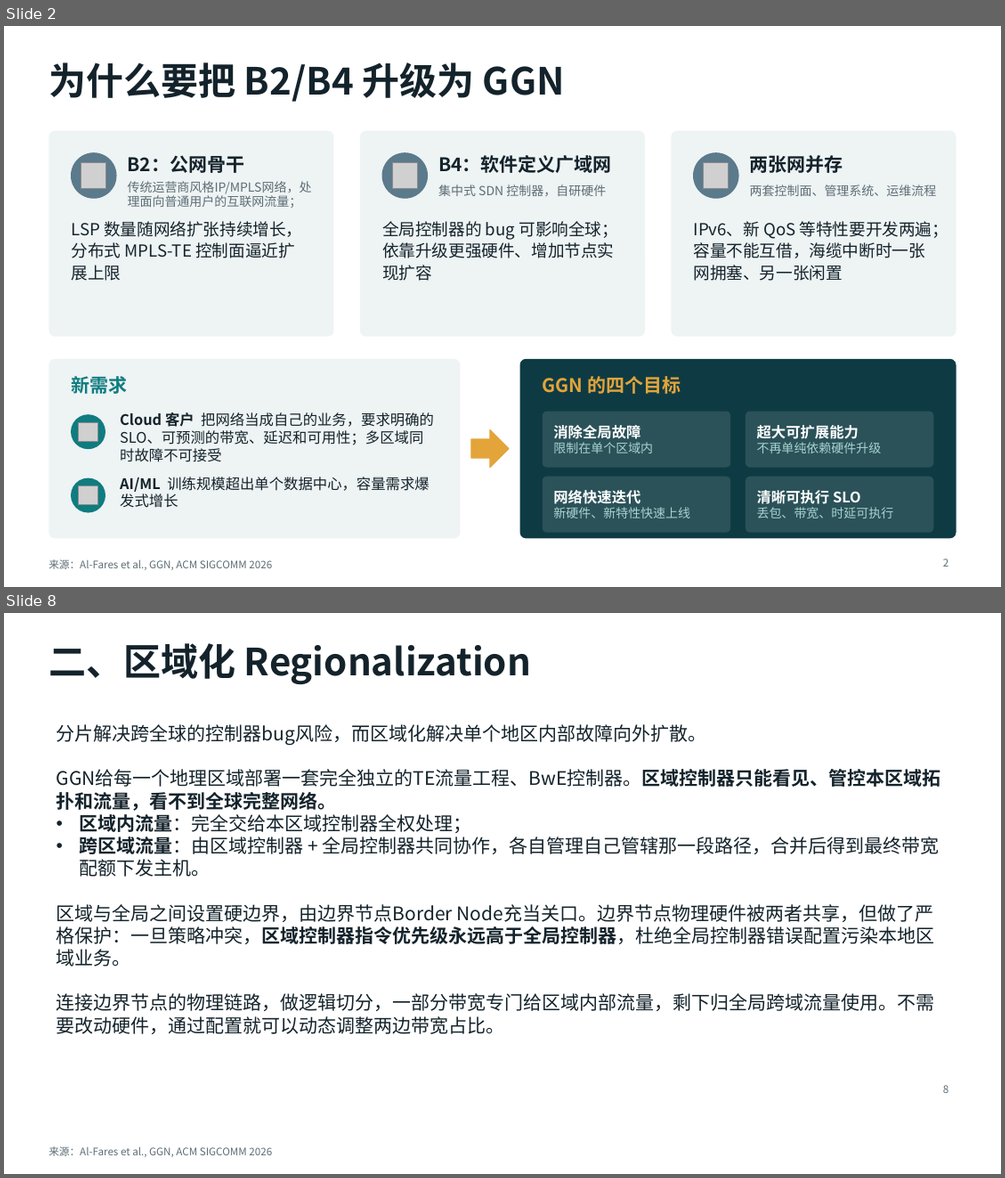
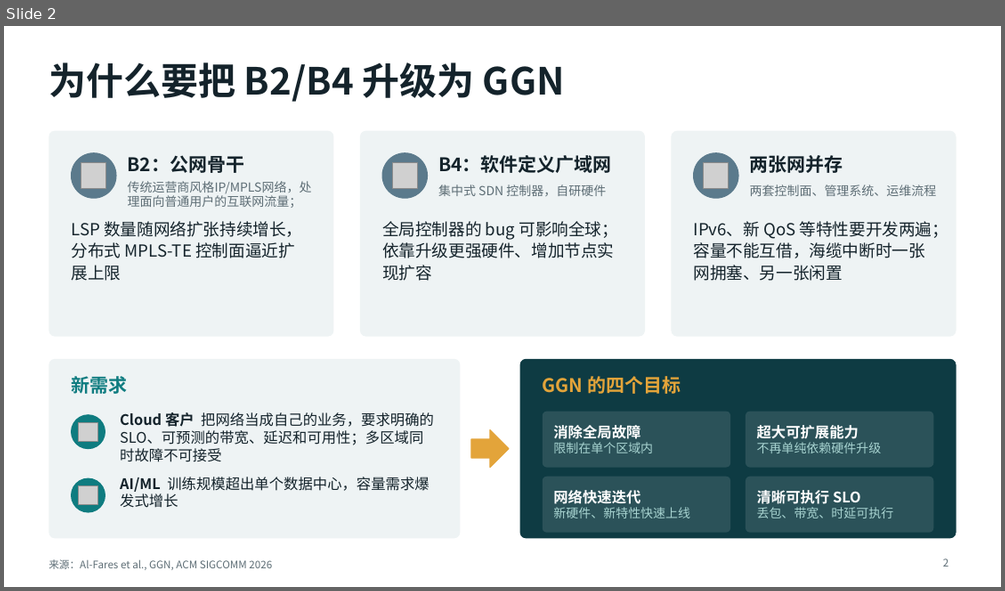
Before and after one commit to LuisXinYe/Transfer-Repo, a slide deck: GGN_解读.pptx. Shown one above the other, each under a label of ours: slides 2 and 8 before the commit, slide 2 after it; the slides between them are not shown. The pictures are 1005x1178 and 1005x591 pixels, drawn with LibreOffice and Linux fonts; fonts in the diff are those of the drawing; grey boxes stand for pictures. Boxes give left, top, right and bottom in pixels: in the first picture for what was removed or moved away, otherwise in the second. Text is boxed around its words. In the diff, an @@ line names an element or a change of style, - is before the commit and + after.

```diff
--- a/GGN_解读.pptx
+++ b/GGN_解读.pptx
@@ slide 8 removed at [4,613,1001,1174], background #FFFFFF; not listed: 1 template element that a slide beside it also shows @@
@@ title removed at [48,643,531,685] @@
-二、区域化 Regionalization
@@ text removed at [57,724,941,1034] @@
-分片解决跨全球的控制器bug风险，而区域化解决单个地区内部故障向外扩散。
-GGN给每一个地理区域部署一套完全独立的TE流量工程、BwE控制器。区域控制器只能看见、管控本区域拓扑和流量，看不到全球完整网络。
-• 区域内流量：完全交给本区域控制器全权处理；
-• 跨区域流量：由区域控制器 + 全局控制器共同协作，各自管理自己管辖那一段路径，合并后得到最终带宽配额下发主机。
-区域与全局之间设置硬边界，由边界节点Border Node充当关口。边界节点物理硬件被两者共享，但做了严格保护：一旦策略冲突，区域控制器指令优先级永远高于全局控制器，杜绝全局控制器错误配置污染本地区域业务。
-连接边界节点的物理链路，做逻辑切分，一部分带宽专门给区域内部流量，剩下归全局跨域流量使用。不需要改动硬件，通过配置就可以动态调整两边带宽占比。
@@ page number removed at [943,1085,948,1093] @@
-8
```
Also in this commit, not shown: 4 slides changed, 8 slides added, 4 other slides removed.
